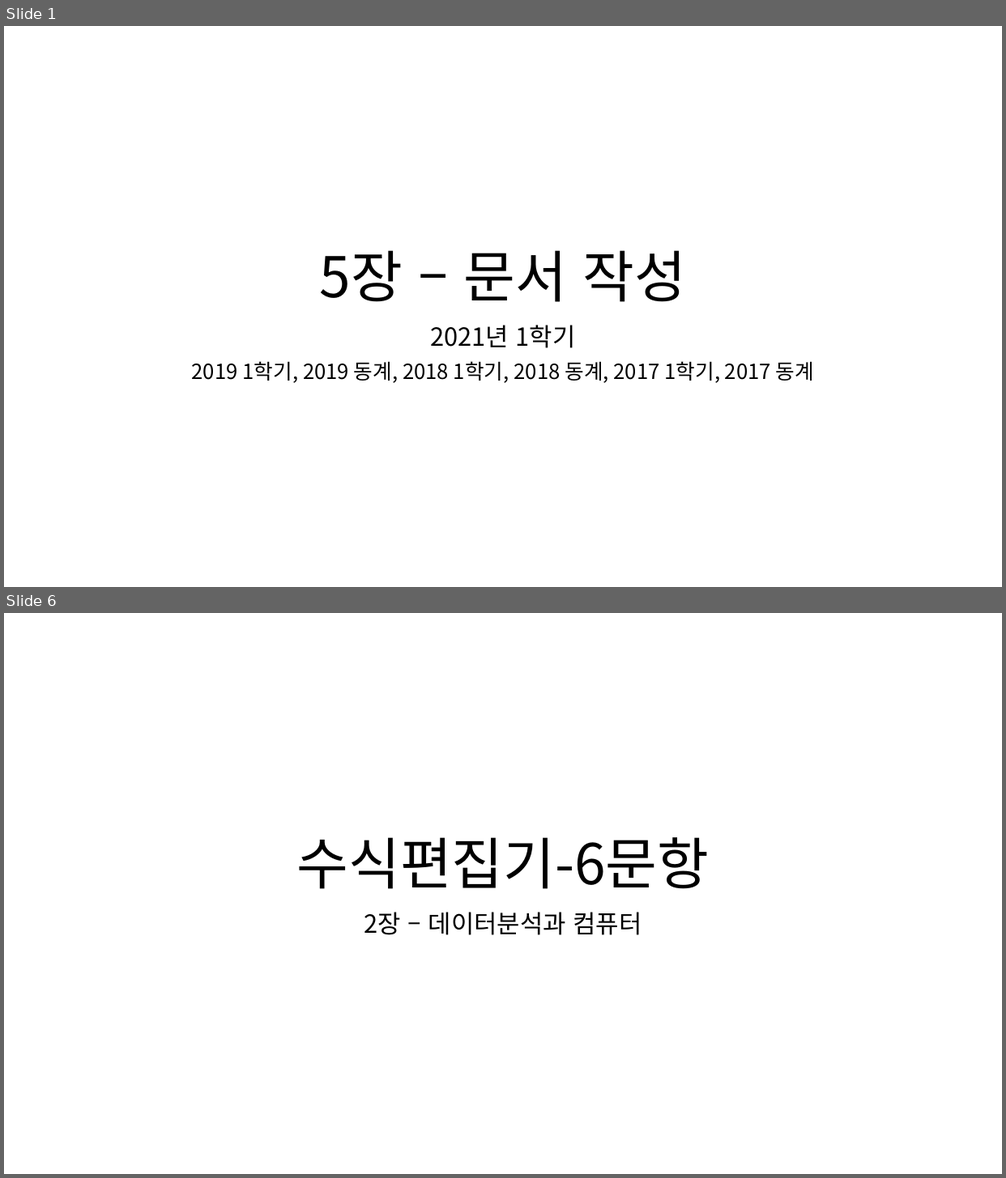
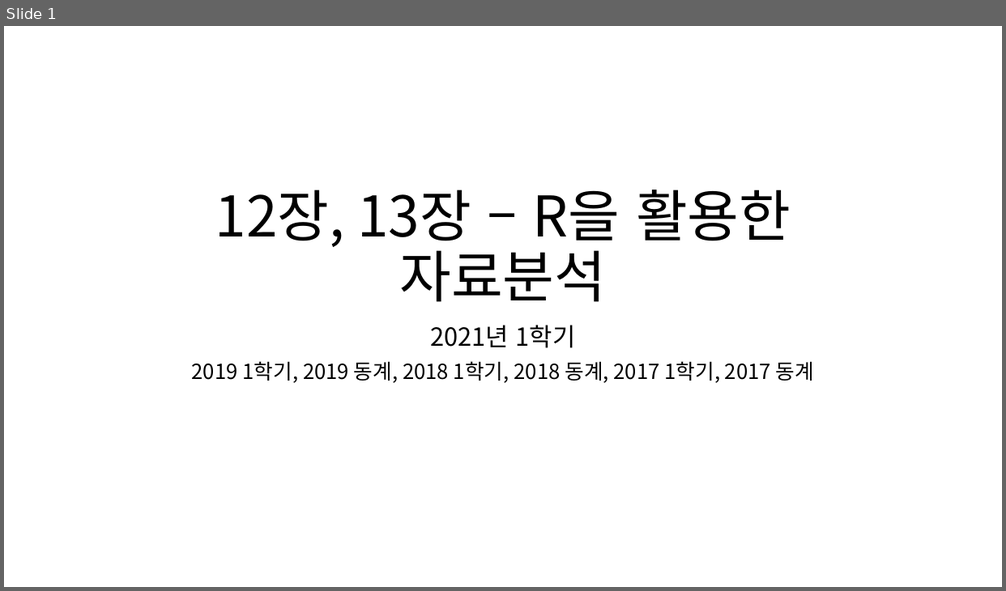
Before and after one commit to kukaro/Introduction-Data-Processing, a slide deck: sample-question/5장 – 문서 작성.pptx. Shown one above the other, each under a label of ours: slides 1 and 6 before the commit, slide 1 after it; the slides between them are not shown. The pictures are 1006x1178 and 1006x591 pixels, drawn with LibreOffice and Linux fonts; fonts in the diff are those of the drawing. Boxes give left, top, right and bottom in pixels: in the first picture for what was removed or moved away, otherwise in the second. Text is boxed around its words. In the diff, an @@ line names an element or a change of style, - is before the commit and + after.

```diff
--- a/sample-question/5장 – 문서 작성.pptx
+++ b/sample-question/5장 – 문서 작성.pptx
@@ slide 6 removed at (4, 613, 1002, 1174), background #FFFFFF @@
@@ title removed at (297, 837, 710, 889) @@
-수식편집기-6문항
@@ subtitle removed at (364, 912, 641, 935) @@
-2장 – 데이터분석과 컴퓨터
@@ slide 1 changed as well @@
@@ title at (215, 190, 791, 302): text changed @@
-5장 – 문서 작성
+12장, 13장 – R을 활용한 자료분석
```
Also in this commit, not shown: 4 other slides changed, 10 slides added, 3 other slides removed, 1 other file.
